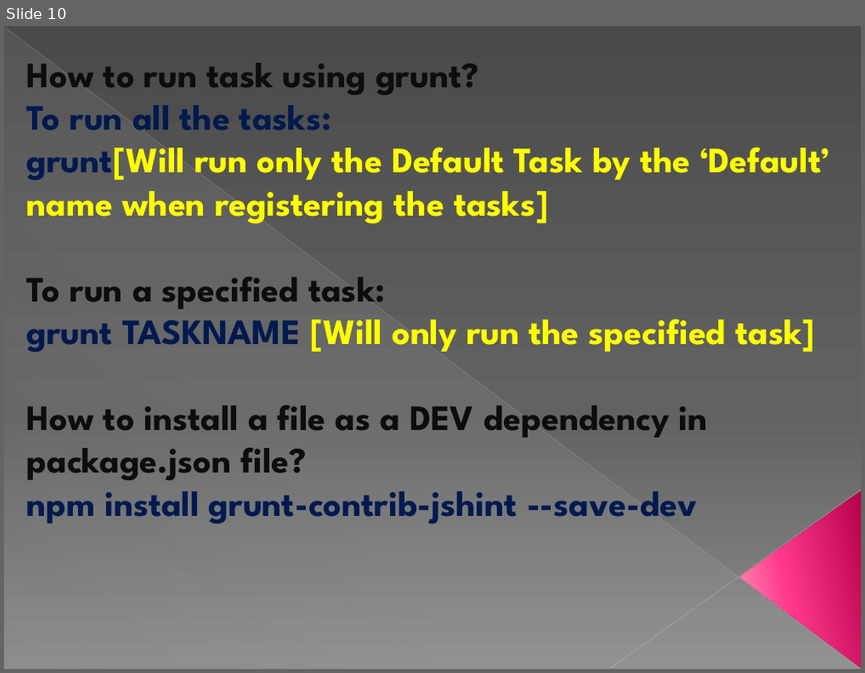
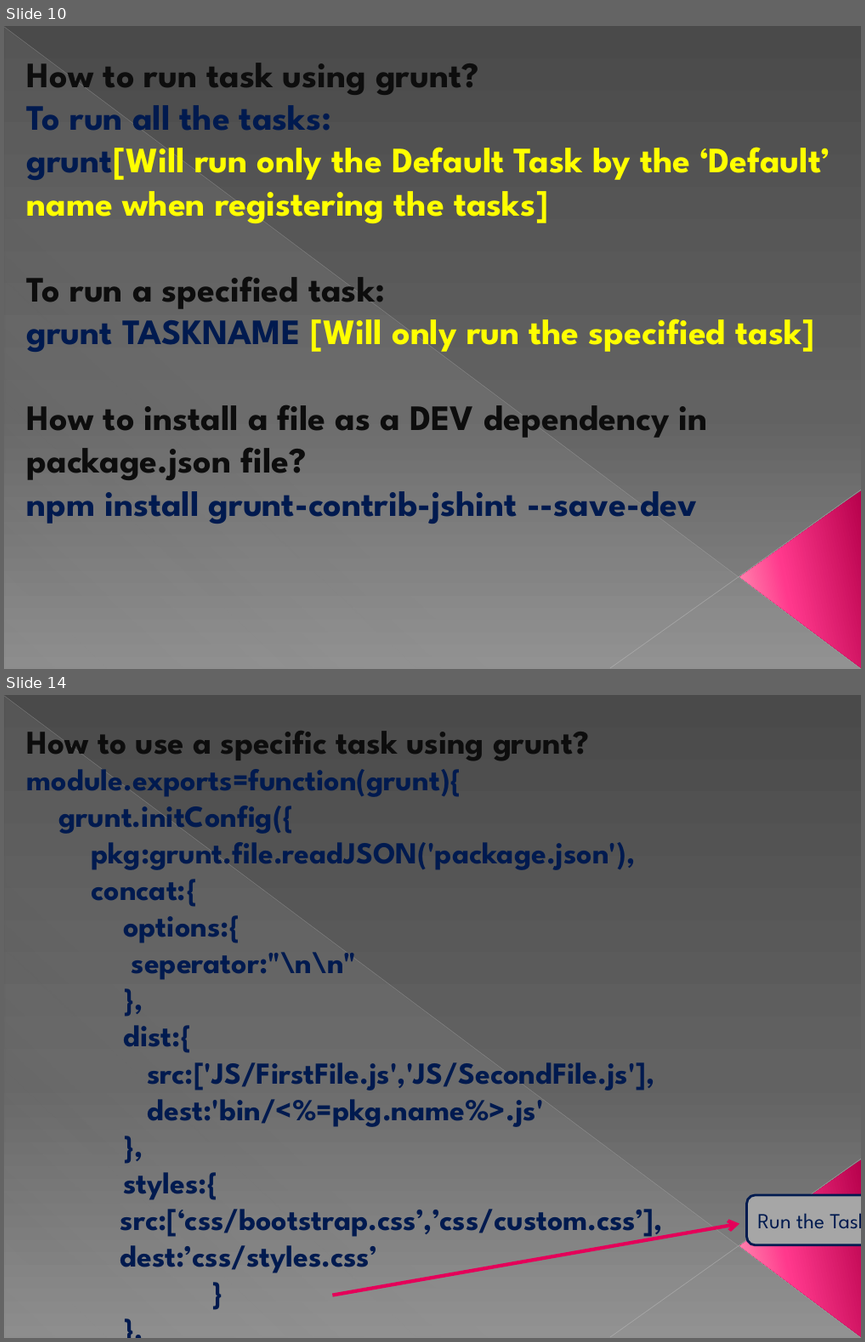
Before and after one commit to Gaurav-Balyan/HTML-Tools, a slide deck: HTML_Tools.pptx. Shown one above the other, each under a label of ours: slide 10 before the commit, slides 10 and 14 after it; the slides between them are not shown. The pictures are 865x673 and 865x1342 pixels, drawn with LibreOffice and Linux fonts; fonts in the diff are those of the drawing. Boxes give left, top, right and bottom in pixels: in the first picture for what was removed or moved away, otherwise in the second. Text is boxed around its words. In the diff, an @@ line names an element or a change of style, - is before the commit and + after.

```diff
--- a/HTML_Tools.pptx
+++ b/HTML_Tools.pptx
@@ slide 14 added at [4, 695, 861, 1338], background gradient #4A4A4A to #626262 to #8C8C8C; not listed: 4 template elements that a slide beside it also shows @@
@@ subtitle added at [27, 731, 663, 1273], 25.6 pt, text #001A4F, bold @@
+How to use a specific task using grunt?
+module.exports=function(grunt){
+grunt.initConfig({
+pkg:grunt.file.readJSON('package.json'),
+concat:{
+options:{
+seperator:"\n\n"
+},
+dist:{
+src:['JS/FirstFile.js','JS/SecondFile.js'],
+dest:'bin/<%=pkg.name%>.js'
+},
+styles:{
+src:[‘css/bootstrap.css’,’css/custom.css’],
+dest:’css/styles.css’
+}
+},
+});
+}
+grunt concat : styles
@@ rounded rectangle added at [747, 1195, 861, 1244], fill #A6A6A6, outline #001A4F 2 pt, 18 pt, text #001A4F @@
+Run the Task on command prompt
@@ arrow added from (332, 1295) to (739, 1224), #E40059 3 pt @@
```
Also in this commit, not shown: 3 slides changed, 8 other slides added.
